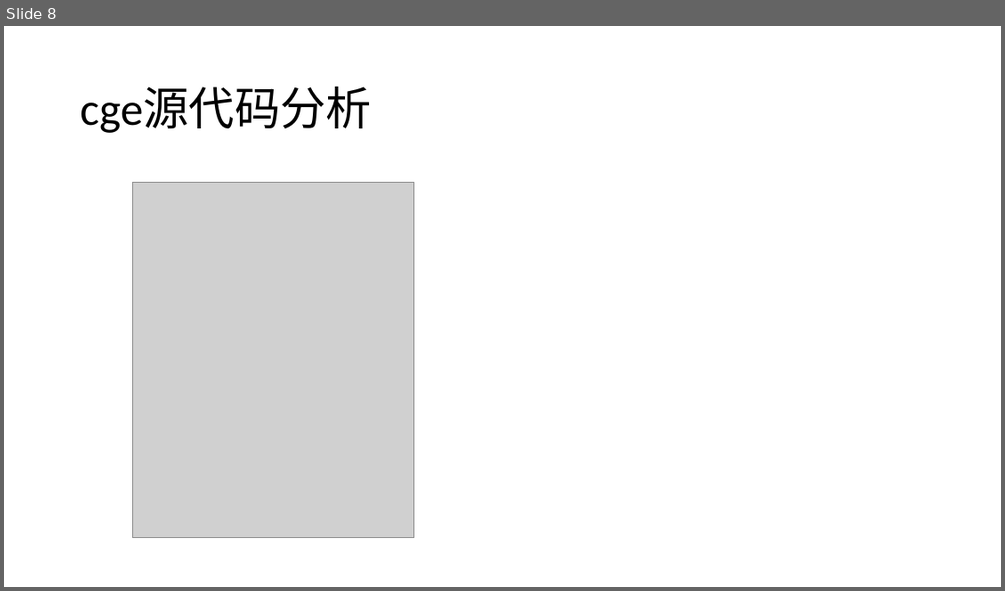
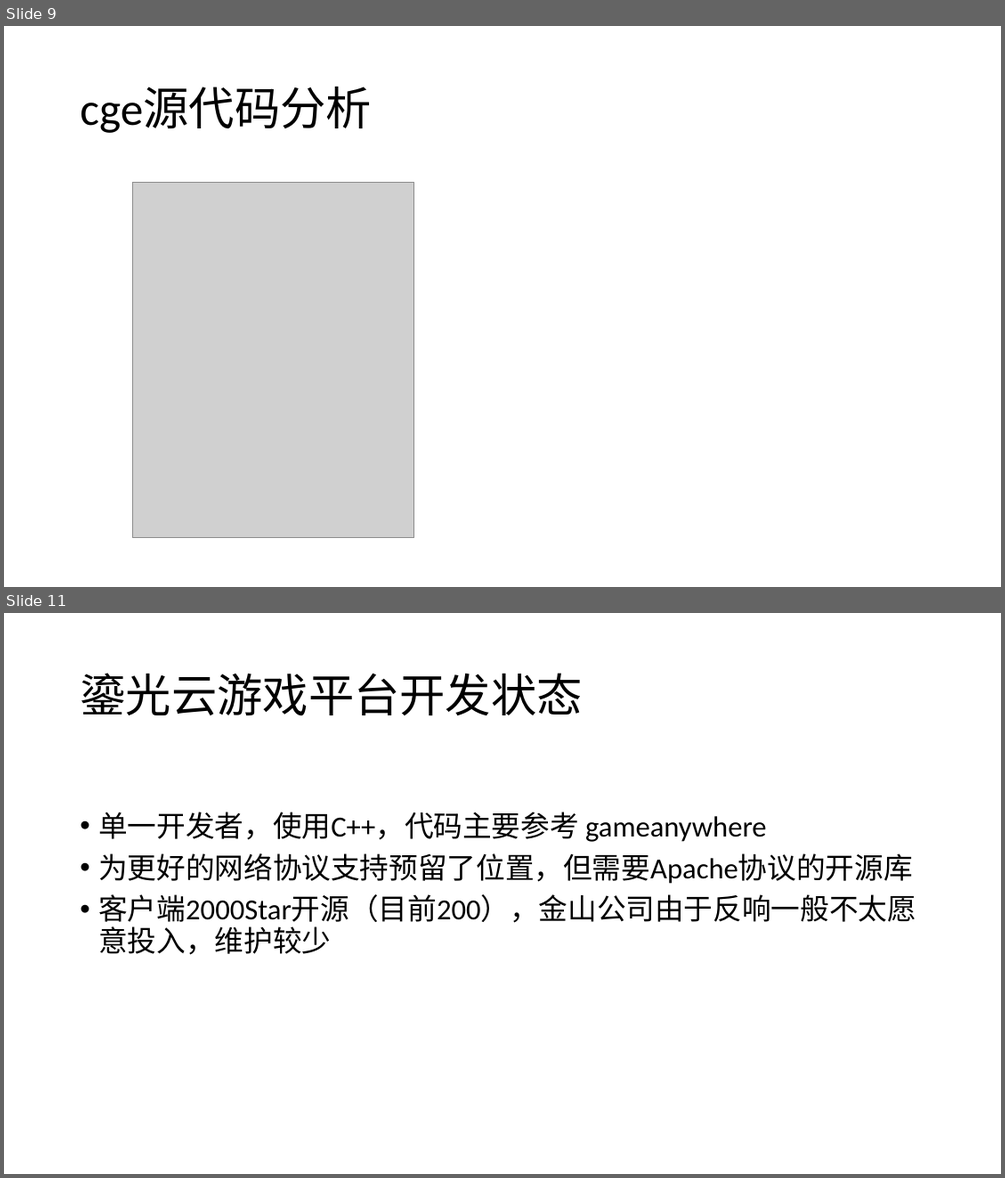
Before and after one commit to BertramRay/DTP_experiment, a slide deck: ppt/liuguang_deployment.pptx. Shown one above the other, each under a label of ours: slide 8 before the commit, slides 9 and 11 after it; the slides between them are not shown. The pictures are 1005x591 and 1005x1178 pixels, drawn with LibreOffice and Linux fonts; fonts in the diff are those of the drawing; grey boxes stand for pictures. Boxes give left, top, right and bottom in pixels: in the first picture for what was removed or moved away, otherwise in the second. Text is boxed around its words. In the diff, an @@ line names an element or a change of style, - is before the commit and + after.

```diff
--- a/ppt/liuguang_deployment.pptx
+++ b/ppt/liuguang_deployment.pptx
@@ slide 11 added at [4, 613, 1001, 1174], background #FFFFFF @@
@@ title added at [80, 673, 582, 716], 44 pt, text #000000 @@
+鎏光云游戏平台开发状态
@@ text added at [98, 811, 916, 955], 28 pt, text #000000 @@
+• 单一开发者，使用C++，代码主要参考 gameanywhere
+• 为更好的网络协议支持预留了位置，但需要Apache协议的开源库
+• 客户端2000Star开源（目前200），金山公司由于反响一般不太愿意投入，维护较少
@@ what was slide 8 is now slide 9 @@
```
Also in this commit, not shown: 2 slides changed, 2 other slides added, 1 other file.
